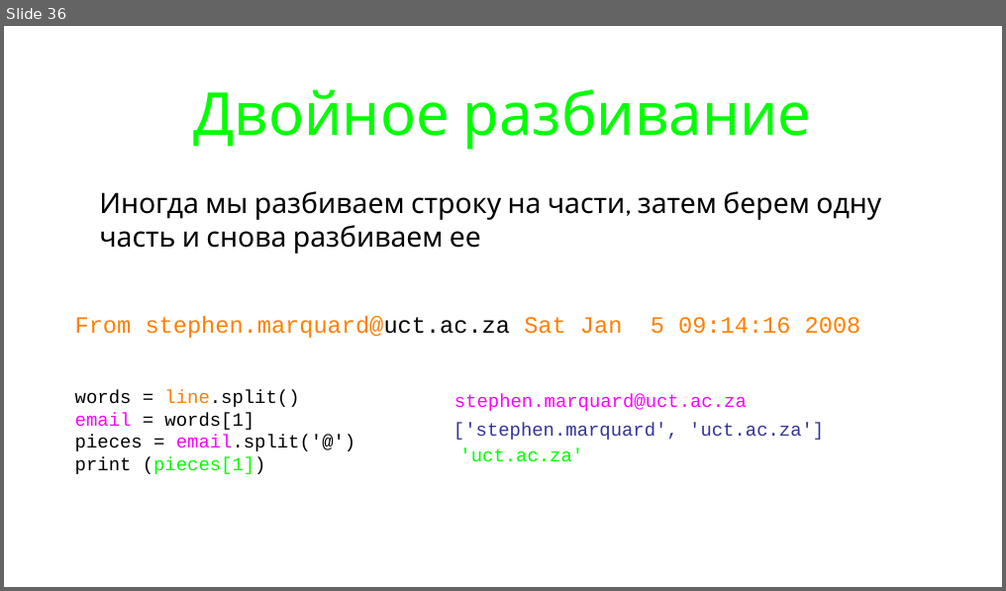
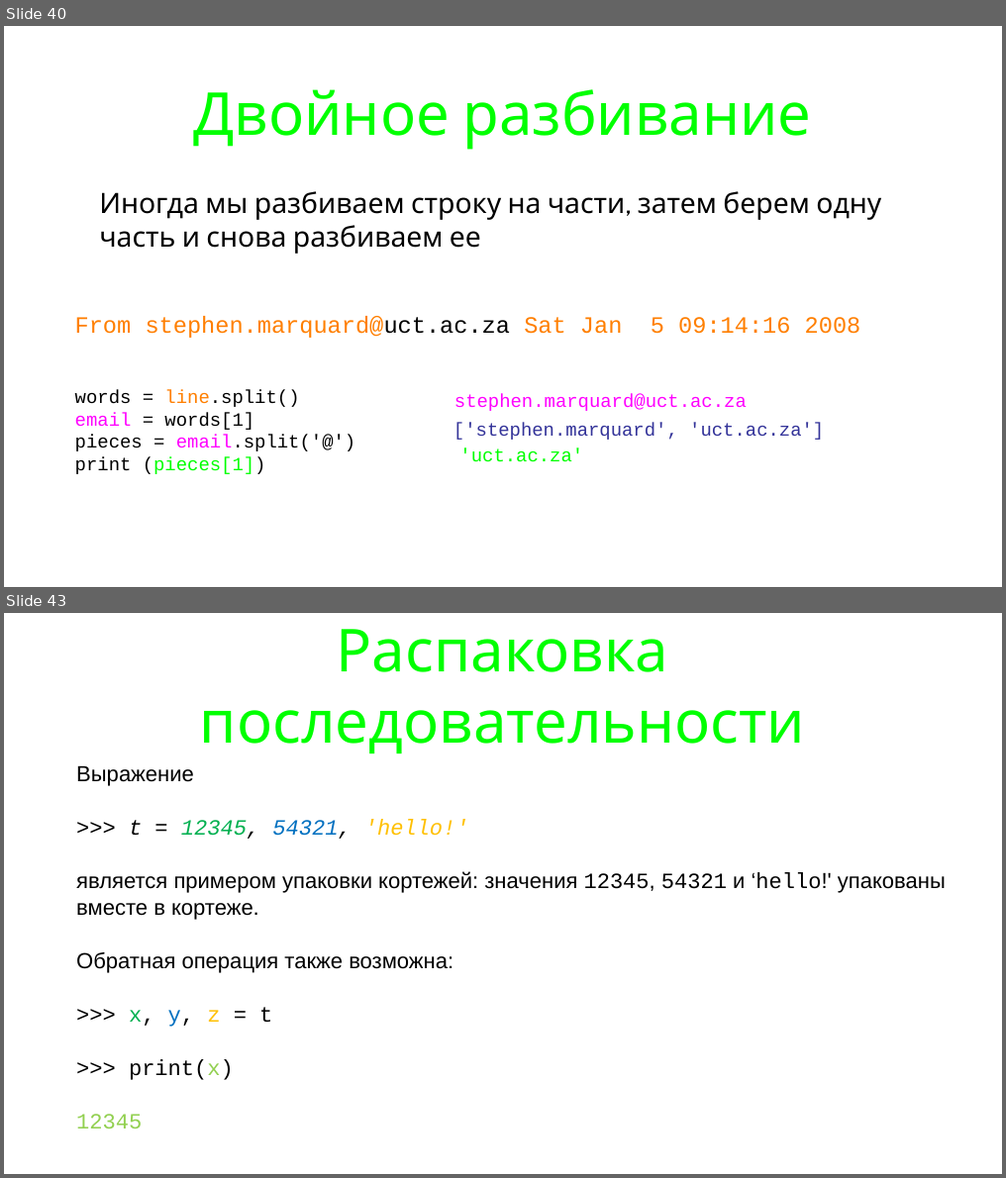
Before and after one commit to maxchv/LearnPython, a slide deck: week02/05.Lists.pptx. Shown one above the other, each under a label of ours: slide 36 before the commit, slides 40 and 43 after it; the slides between them are not shown. The pictures are 1006x591 and 1006x1178 pixels, drawn with LibreOffice and Linux fonts; fonts in the diff are those of the drawing. Boxes give left, top, right and bottom in pixels: in the first picture for what was removed or moved away, otherwise in the second. Text is boxed around its words. In the diff, an @@ line names an element or a change of style, - is before the commit and + after.

```diff
--- a/week02/05.Lists.pptx
+++ b/week02/05.Lists.pptx
@@ slide 43 added at box(4, 613, 1002, 1174), background #FFFFFF @@
@@ title added at box(200, 629, 805, 754), 76 pt, text #00FF00 @@
+Распаковка последовательности
@@ text added at box(76, 765, 945, 1129), 28 pt, text #000000 @@
+• Выражение
+• >>> t = 12345, 54321, 'hello!'
+• является примером упаковки кортежей: значения 12345, 54321 и ‘hello!' упакованы вместе в кортеже.
+• Обратная операция также возможна:
+• >>> x, y, z = t
+• >>> print(x)
+• 12345
@@ what was slide 36 is now slide 40 @@
```
Also in this commit, not shown: 5 slides changed, 6 other slides added, 1 other file.
